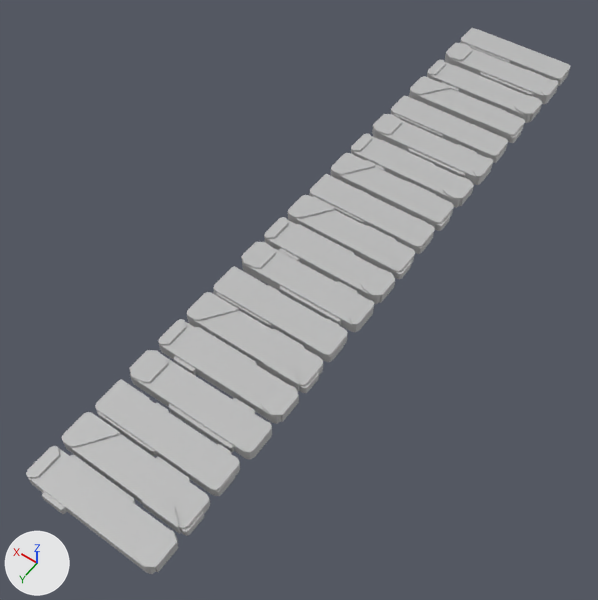
Before and after pictures for a commit that changed the FBX model Assets/M_Assets/Environment_Assets/Metal_Bridge_Planks.fbx.
Camera for both pictures: a 50 mm camera at (-7.04, 11.92, 17.69) aimed at (0.3, 1.64, 1.53). Lighting does not change. The marker at lower left points along +X, +Y and +Z. Where no turn or scale is listed for an object, it has been applied to the vertices.

In view in the first picture: 'Metal_Bridge_Planks'.
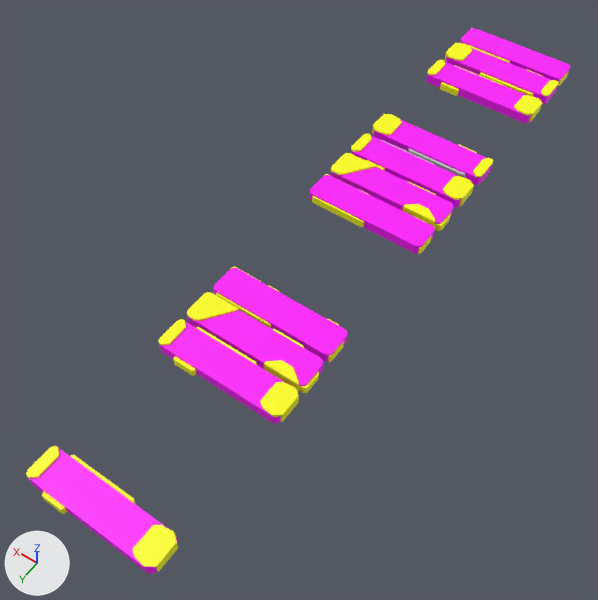
Pixel boxes (x1, y1, x2, y2) of what changed, in the pictures (598 x 600 px):
part 1 of me_mesh, deleted
    before: (62, 76, 525, 536)
part 2 of me_mesh, recoloured (grey to yellow)
    both: (26, 28, 569, 572)
part 3 of me_mesh, recoloured (grey to pink)
    both: (28, 28, 570, 574)

The change, as a list of edits to the scene's bpy script:
```text
Add mat_lambert19:
    mat_lambert19 = principled_material('lambert19')
    mat_lambert19.base_color = (1.0, 1.0, 0.0)  # yellow #ffff00
Add mat_lambert18:
    mat_lambert18 = principled_material('lambert18')
    mat_lambert18.base_color = (1.0, 0.0, 1.0)  # pink #ff00ff
Change me_mesh:
    used by ob_metal_bridge_planks; location = (-0.01, -0.18, 2.44)
    remove me_mesh.from_pydata(...)  # 1732 vertices, 1498 faces; spans x -1.7..1.7, y -9.4..9.4, z -0.1..0.3
    add me_mesh.from_pydata(...)  # 988 vertices, 855 faces; spans x -1.7..1.7, y -9.4..9.4, z -0.1..0.3
    me_mesh part 1: 30 loose pieces with 744 vertices, spanning x -1.7..1.7, y -6.3..8.3, z -0.1..0.3, are deleted
    me_mesh part 2: 572 faces spanning x -1.7..1.7, y -9.4..9.4, z -0.1..0.3 switch from mat_lambert1 (grey #bcbcbc) to mat_lambert19 (yellow #ffff00)
    me_mesh part 3: 265 faces spanning x -1.7..1.7, y -9.3..9.3, z -0.1..0.3 switch from mat_lambert1 (grey #bcbcbc) to mat_lambert18 (pink #ff00ff)
```
